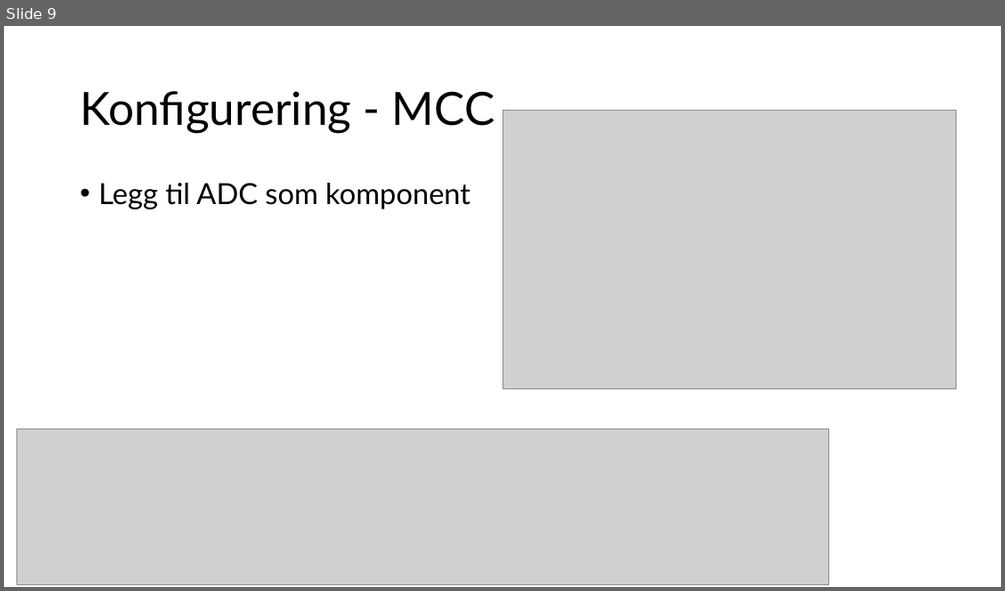
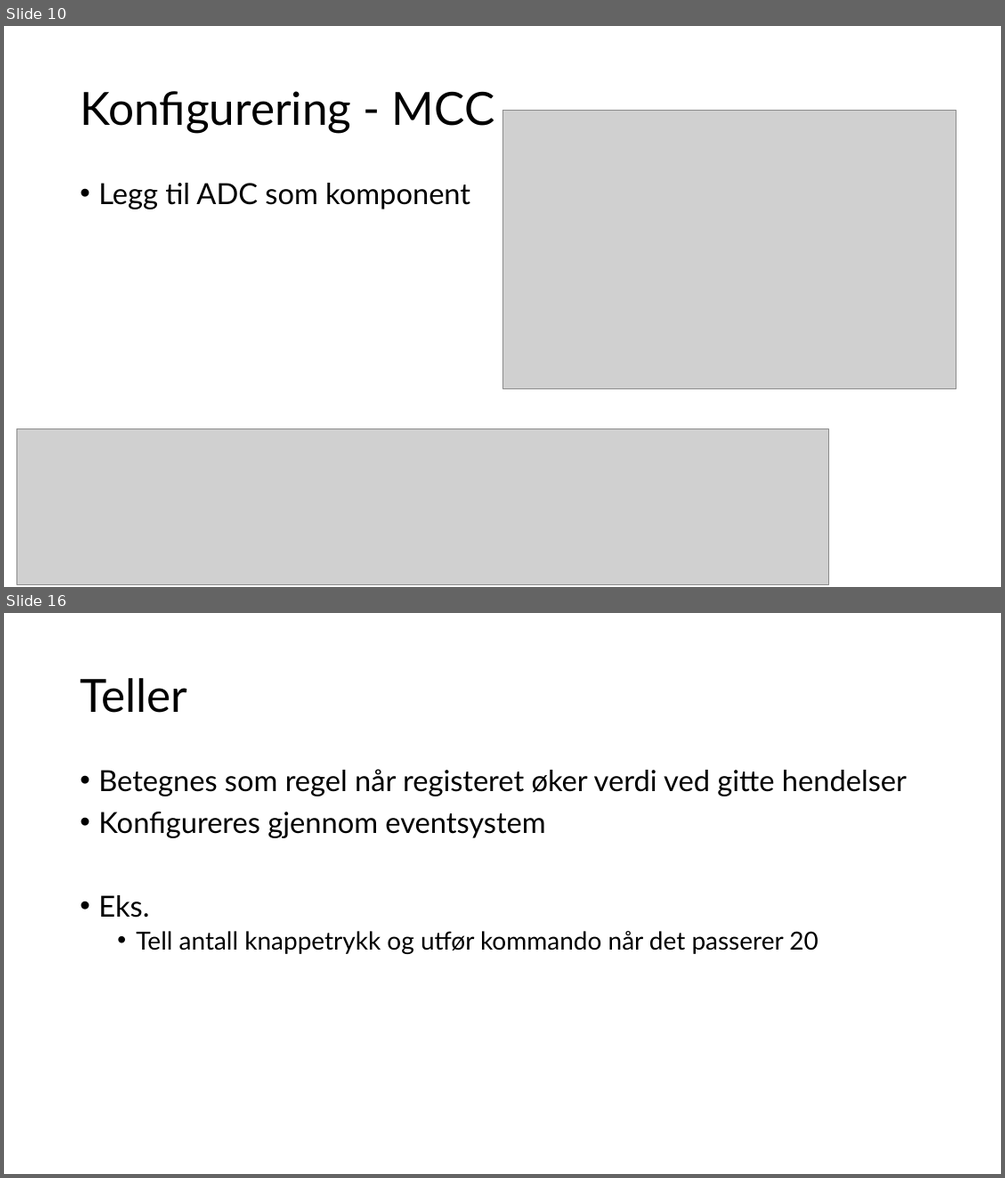
Before and after one commit to ElektraVerksted/AVR-kurs, a slide deck: Kursdag 2/Dag to.pptx. Shown one above the other, each under a label of ours: slide 9 before the commit, slides 10 and 16 after it; the slides between them are not shown. The pictures are 1005x591 and 1005x1178 pixels, drawn with LibreOffice and Linux fonts; fonts in the diff are those of the drawing; grey boxes stand for pictures. Boxes give left, top, right and bottom in pixels: in the first picture for what was removed or moved away, otherwise in the second. Text is boxed around its words. In the diff, an @@ line names an element or a change of style, - is before the commit and + after.

```diff
--- a/Kursdag 2/Dag to.pptx
+++ b/Kursdag 2/Dag to.pptx
@@ slide 16 added at box(4, 613, 1001, 1174), background #FFFFFF @@
@@ title added at box(80, 678, 187, 713), 44 pt, text #000000 @@
+Teller
@@ text added at box(98, 769, 906, 954), 28 pt, text #000000 @@
+• Betegnes som regel når registeret øker verdi ved gitte hendelser
+• Konfigureres gjennom eventsystem
+• Eks.
+  • Tell antall knappetrykk og utfør kommando når det passerer 20
@@ what was slide 9 is now slide 10 @@
```
Also in this commit, not shown: 7 slides changed, 3 other slides added.
